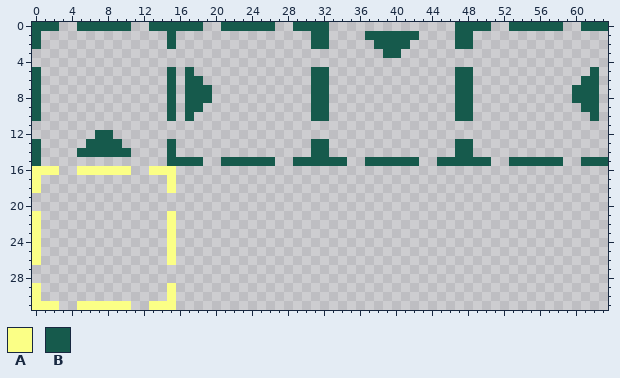
One commit to this pixel-art file: Project Games/project BitCraft/Aseprite/Interactable_Icons.aseprite. The picture above was drawn from the file before the commit.
64x32 pixels, 1 frame.
Palette (. is transparent): A #fbff86  B #165a4c
Pixels before, first column x 0:
 0 BBB..BBBBBB..BBBBBB..BBBBBB..BBBB..............BBBB..BBBBBB..BBB
 1 B..............B...............BB....BBBBBB....BB...............
 2 B..............B...............BB.....BBBB.....BB...............
 3 .......................................BB.......................
 4 ................................................................
 5 B..............B.B.............BB..............BB.............B.
 6 B..............B.BB............BB..............BB............BB.
 7 B..............B.BBB...........BB..............BB...........BBB.
 8 B..............B.BBB...........BB..............BB...........BBB.
 9 B..............B.BB............BB..............BB............BB.
10 B..............B.B.............BB..............BB.............B.
11 ................................................................
12 .......BB.......................................................
13 B.....BBBB.....B...............BB..............BB...............
14 B....BBBBBB....B...............BB..............BB...............
15 B..............BBBB..BBBBBB..BBBBBB..BBBBBB..BBBBBB..BBBBBB..BBB
16 AAA..AAAAAA..AAA................................................
17 A..............A................................................
18 A..............A................................................
19 ................................................................
20 ................................................................
21 A..............A................................................
22 A..............A................................................
23 A..............A................................................
24 A..............A................................................
25 A..............A................................................
26 A..............A................................................
27 ................................................................
28 ................................................................
29 A..............A................................................
30 A..............A................................................
31 AAA..AAAAAA..AAA................................................
New version:
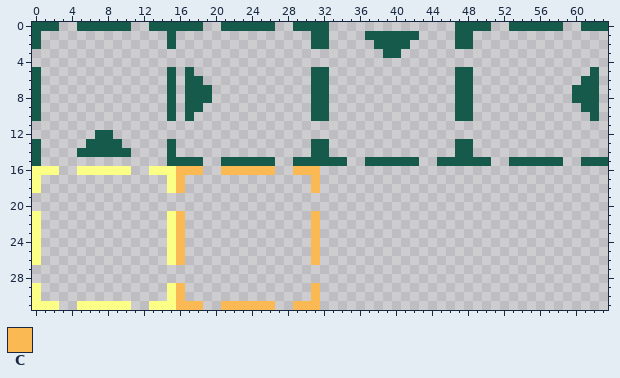
Colours new in this view: C #fbb954
The exact change:
Changed rows in their new state; - is an unchanged pixel.
first column x 16:
16 CCC--CCCCCC--CCC
17 C--------------C
18 C--------------C
21 C--------------C
22 C--------------C
23 C--------------C
24 C--------------C
25 C--------------C
26 C--------------C
29 C--------------C
30 C--------------C
31 CCC--CCCCCC--CCC
